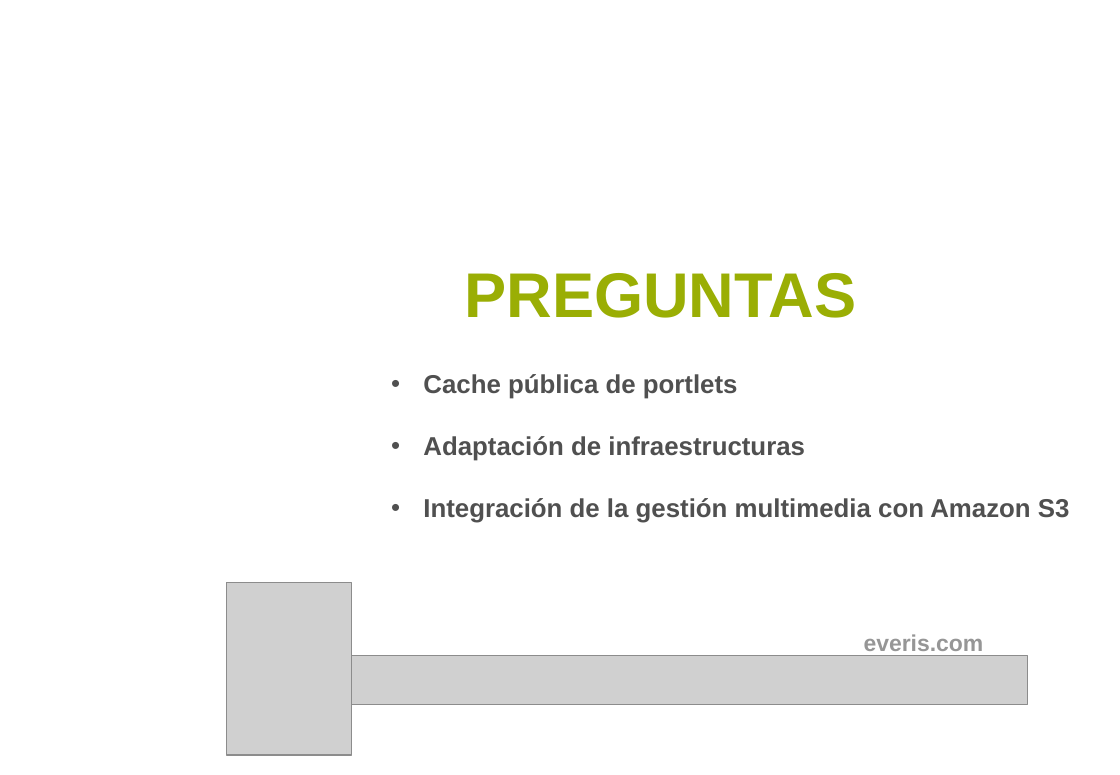
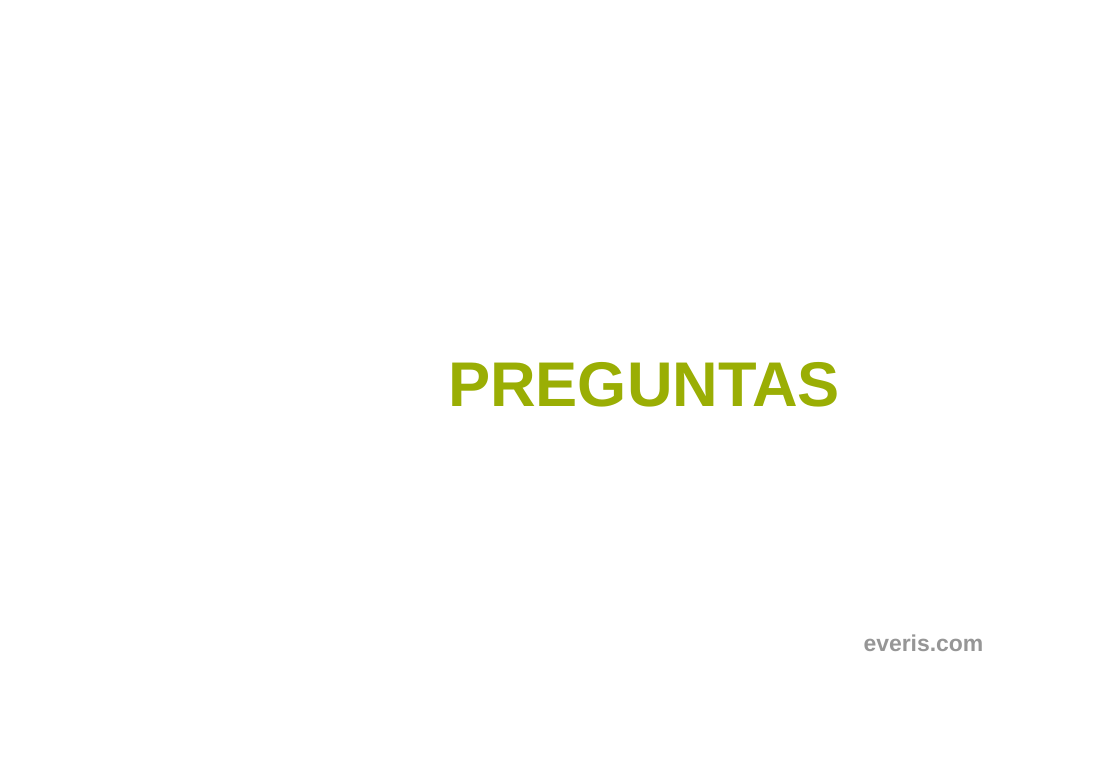
Before and after one commit to eborras14/eborras14.github.io, a slide deck: slide 15 of Documentación/Presentacion_PWA_EduardBorrasRuiz.pptx (slide 16 before the commit). Drawn at 1120x775 pixels with LibreOffice and Linux fonts; fonts in the diff are those of the drawing; grey boxes stand for pictures; background and template pictures are left out. Boxes give left, top, right and bottom in pixels: in the first picture for what was removed or moved away, otherwise in the second. Text is boxed around its words. In the diff, an @@ line names an element or a change of style, - is before the commit and + after.

```diff
--- a/Documentación/Presentacion_PWA_EduardBorrasRuiz.pptx
+++ b/Documentación/Presentacion_PWA_EduardBorrasRuiz.pptx
@@ title "PREGUNTAS": place and size @@
-title "PREGUNTAS" at box(464, 273, 856, 318)
+title "PREGUNTAS" at box(448, 362, 840, 407)
@@ text removed at box(423, 374, 1070, 523) @@
-• Cache pública de portlets
-• Adaptación de infraestructuras
-• Integración de la gestión multimedia con Amazon S3
@@ picture removed at box(226, 583, 352, 756) @@
@@ picture removed at box(339, 657, 1027, 705) @@
```
Also in this commit, not shown: 1 other slide changed, 5 slides added, 6 slides removed.
